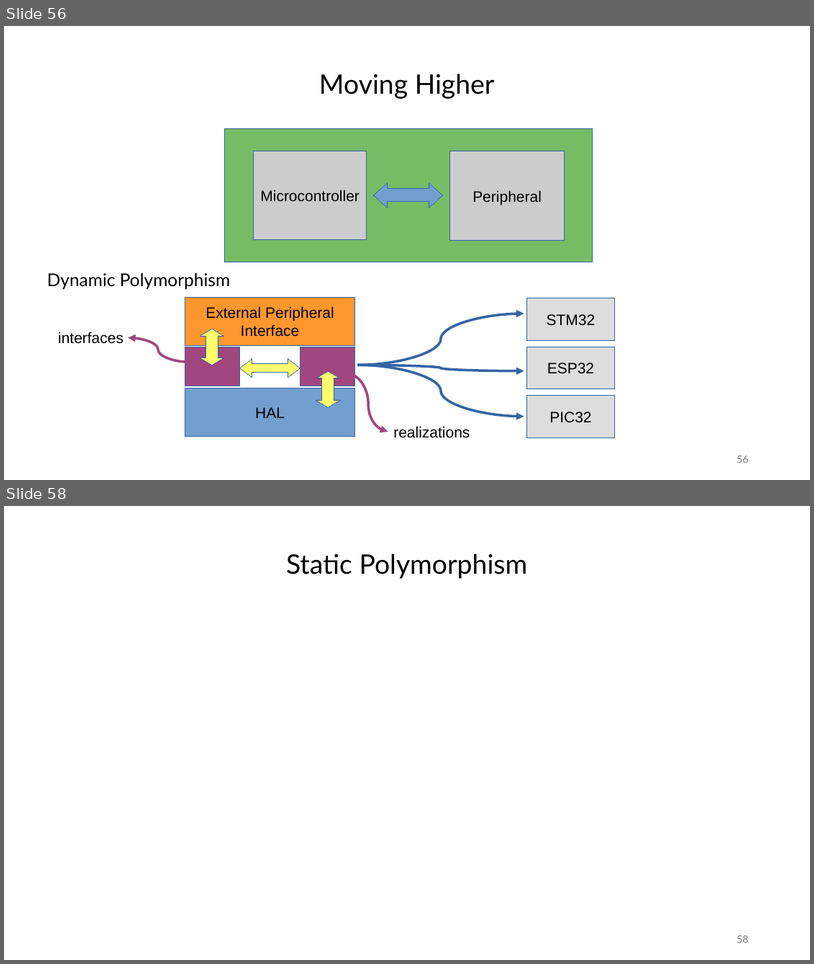
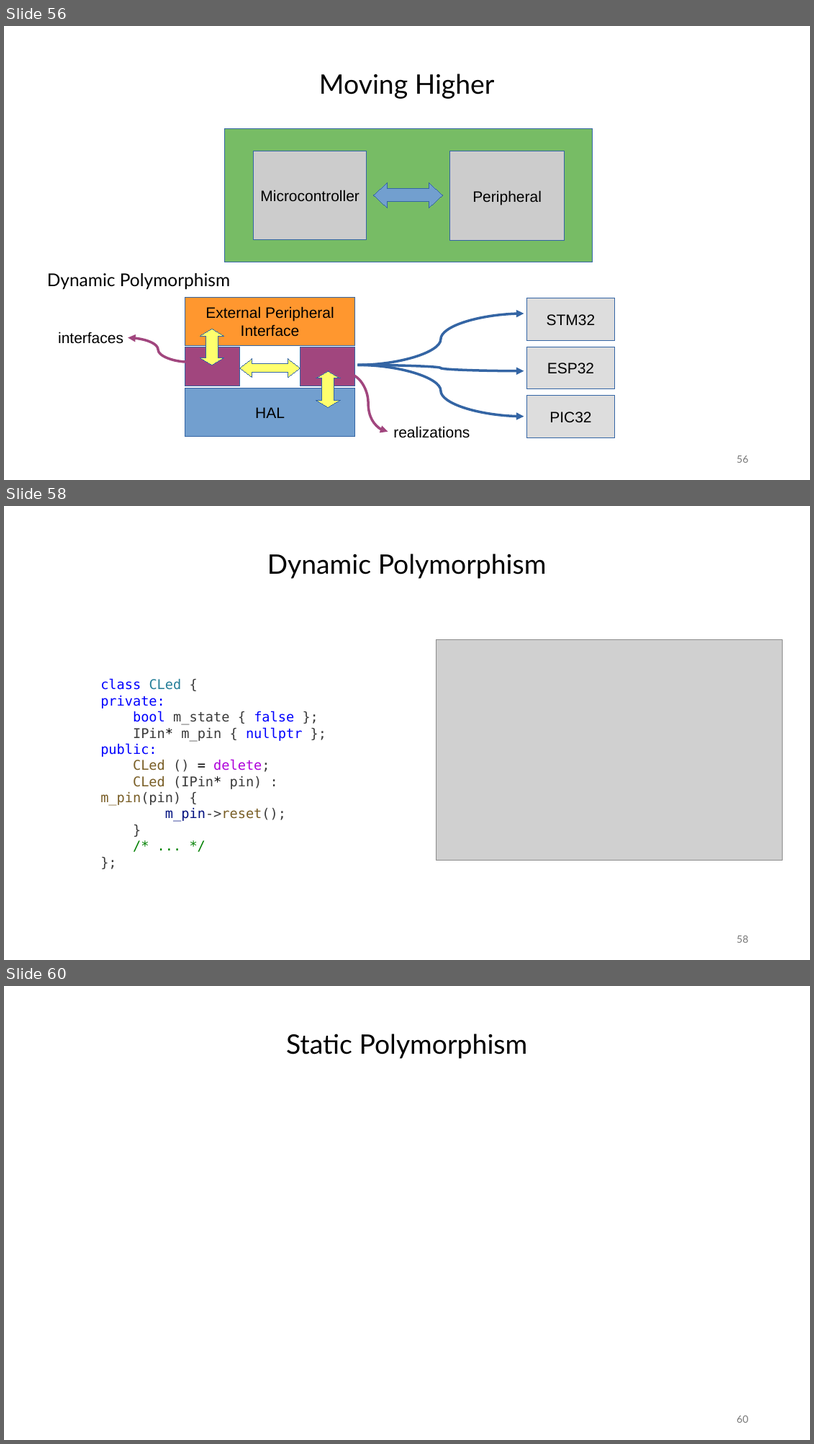
Before and after one commit to janos32783/cppcon_2024_cost_cpp_abstractions, a slide deck: presentation/cppcon.pptx. Shown one above the other, each under a label of ours: slides 56 and 58 before the commit, slides 56, 58 and 60 after it; the slides between them are not shown. The pictures are 814x964 and 814x1444 pixels, drawn with LibreOffice and Linux fonts; fonts in the diff are those of the drawing; grey boxes stand for pictures. Boxes give left, top, right and bottom in pixels: in the first picture for what was removed or moved away, otherwise in the second. Text is boxed around its words. In the diff, an @@ line names an element or a change of style, - is before the commit and + after.

Commit message:
wokring on polymorphism

```diff
--- a/presentation/cppcon.pptx
+++ b/presentation/cppcon.pptx
@@ slide 58 added at <box>4,506,810,960</box>, background #FFFFFF @@
@@ text added at <box>268,554,547,579</box>, 32 pt, text #000000 @@
+Dynamic Polymorphism
@@ picture added at <box>437,640,783,860</box> @@
@@ text added at <box>100,679,302,821</box>, 16 pt, text #3B3B3B @@
+class CLed {
+private:
+bool m_state { false };
+IPin* m_pin { nullptr };
+public:
+CLed () = delete;
+CLed (IPin* pin) : m_pin(pin) {
+m_pin->reset();
+}
+/* ... */
+};
@@ page number added at <box>737,935,748,942</box>, 12 pt, text #787878 @@
+58
@@ what was slide 58 is now slide 60 @@
@@ page number at <box>737,1415,748,1422</box>: text changed @@
-58
+60
```
Also in this commit, not shown: 2 other slides added, 1 slide removed, 6 other files.
